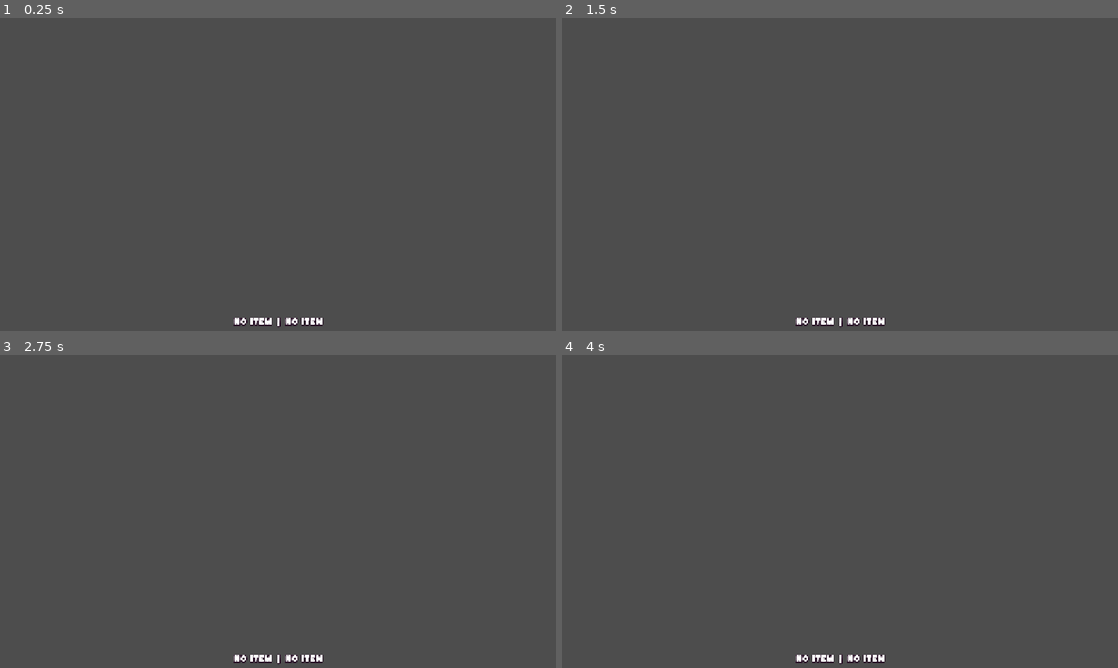
Above: before the commit, frames 1-4 (two rows, left to right).
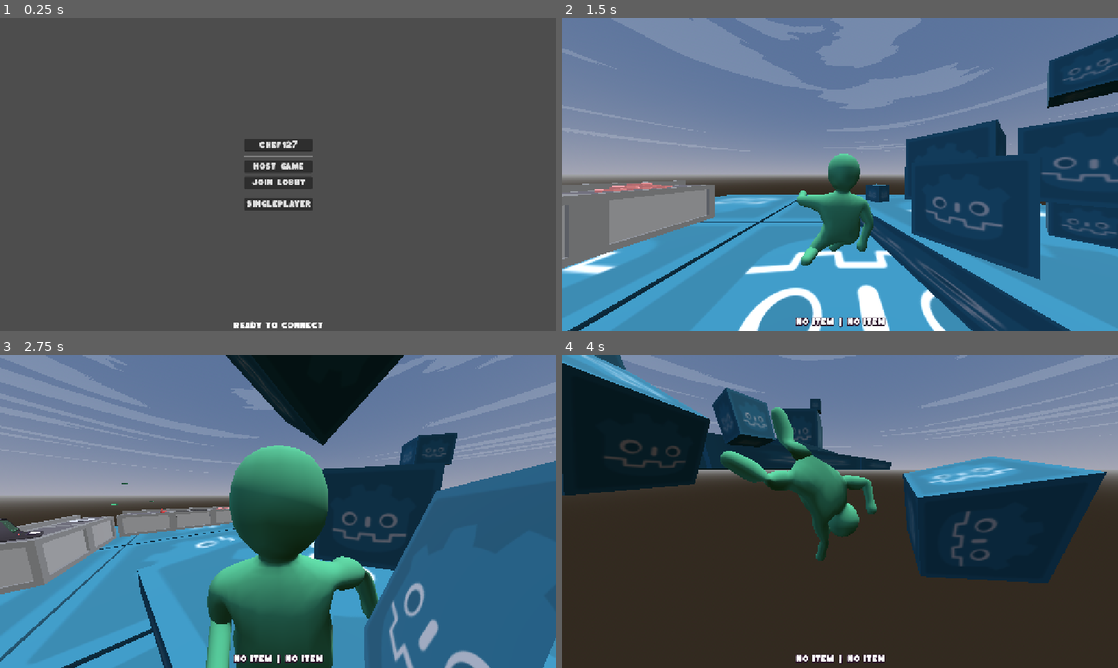
Above: after the commit, the same moments.

Repository: Lost-Rabbit-Digital/ChefWobbles
Game: Godot game, scene res://scenes/user_interface/main_menu.tscn
The game is run twice, just before and just after one commit, with the same random seed, the same clock (stepped at 60 frames per second) and the same inputs. Before the commit the project starts from res://scenes/worlds/demo_scene.tscn. Sound files missing from this copy of the repository are replaced by a short silence.
Inputs (mouse positions are in pixels of both pictures, inside the frame that each line leads up to):
- Up to frame 1 (0.25 s): no input
- Up to frame 2 (1.5 s): click (840, 202) at 0.5 s, where only the run after the commit has a clickable "Singleplayer"; move the mouse to (962, 158) at 1.27 s; press the mouse at (962, 158) at 1.28 s; hold D (move_right) from 1.28 s (still down)
- Up to frame 3 (2.75 s): tap Space (jump) at 1.52, 2.27 s; move the mouse to (166, 527) at 2.02 s; release D (move_right) at 2.03 s; release the mouse at (166, 527) at 2.03 s; hold S (move_backward) from 2.03 s (still down); right-click (166, 527) at 2.1 s
- Up to frame 4 (4 s): move the mouse to (895, 442) at 2.77 s; release S (move_backward) at 2.78 s; hold D (move_right) 2.78-3.53 s; tap R (ragdoll) at 2.85 s; move the mouse to (812, 574) at 3.52 s; hold W (move_forward) from 3.53 s (still down); click (812, 574) at 3.6 s; tap Space (jump) at 3.77 s

The runs differ from the first frame. In frame 1, 2.3% of the frame differs, in the area x 42-59%, y 38-100%; in frame 2, 99%; in frame 3, 98%; in frame 4, 99%, in the area x 0-100%, y 0-100%.

Commit message:
Fixed spawn point for host and singleplayer, not for clients

Diff:
--- a/godot_project/Scenes/character.tscn
+++ b/godot_project/Scenes/character.tscn
@@ -303,10 +303,10 @@
 shape = SubResource("BoxShape3D_fo83p")
 
 [node name="Physical Bone LArm1" type="PhysicalBone3D" parent="Physical/Armature/Skeleton3D" index="2"]
-transform = Transform3D(-3.64224e-20, 0, -1, -1, 7.54975e-08, 3.64224e-20, 7.54975e-08, 1, 0, 0.91576, 1, 0)
-joint_type = 2
-joint_offset = Transform3D(1, 0, 0, 0, 1, 0, 0, 0, 1, 1.14772e-20, 3.26201e-33, 0.31882)
-body_offset = Transform3D(1, 2.84217e-13, -3.59989e-20, -3.59989e-20, 0, -1, -2.84217e-13, 1, 0, 0, 0.31882, 0)
+transform = Transform3D(-6.64921e-20, 0, -1, -1, 7.54975e-08, 6.64921e-20, 7.54975e-08, 1, 0, 0.91576, 1, 2.84217e-13)
+joint_type = 2
+joint_offset = Transform3D(1, 0, 0, 0, 1, 0, 0, 0, 1, 2.10641e-20, -2.84217e-13, 0.31882)
+body_offset = Transform3D(1, 2.84217e-13, -6.60686e-20, -6.60686e-20, 0, -1, -2.84217e-13, 1, 0, 0, 0.31882, 2.84217e-13)
 friction = 0.2
 linear_damp_mode = 1
 angular_damp = 1.0
@@ -322,10 +322,10 @@
 shape = SubResource("CapsuleShape3D_qknsb")
 
 [node name="Physical Bone LArm2" type="PhysicalBone3D" parent="Physical/Armature/Skeleton3D" index="3"]
-transform = Transform3D(-3.64224e-20, 0, -1, -1, 7.54975e-08, 3.64224e-20, 7.54975e-08, 1, 0, 1.61445, 1, -1.42109e-14)
-joint_type = 2
-joint_offset = Transform3D(1, 0, 0, 0, 1, 0, 0, 0, 1, 1.36749e-20, 7.10543e-15, 0.379871)
-body_offset = Transform3D(1, 2.84217e-13, -3.59989e-20, -3.59989e-20, 0, -1, -2.84217e-13, 1, 0, 0, 0.379871, -7.10543e-15)
+transform = Transform3D(-6.64921e-20, 0, -1, -1, 7.54975e-08, 6.64921e-20, 7.54975e-08, 1, 0, 1.61445, 1, 1.98952e-13)
+joint_type = 2
+joint_offset = Transform3D(1, 0, 0, 0, 1, 0, 0, 0, 1, 2.50976e-20, -2.06057e-13, 0.379871)
+body_offset = Transform3D(1, 2.84217e-13, -6.60686e-20, -6.60686e-20, 0, -1, -2.84217e-13, 1, 0, 0, 0.379871, 2.06057e-13)
 friction = 0.2
 linear_damp_mode = 1
 angular_damp = 1.0
@@ -349,10 +349,10 @@
 [node name="LeftHandAudioPlayer" type="AudioStreamPlayer3D" parent="Physical/Armature/Skeleton3D/Physical Bone LArm2"]
 
 [node name="Physical Bone RArm1" type="PhysicalBone3D" parent="Physical/Armature/Skeleton3D" index="4"]
-transform = Transform3D(2.13163e-14, -3.57629e-07, 1, 1.31134e-07, -1, -3.57629e-07, 1, 1.31134e-07, 2.84217e-14, -0.91576, 1, -1.09167e-07)
-joint_type = 2
-joint_offset = Transform3D(1, 0, 0, 0, 1, 0, 0, 0, 1, 1.09167e-07, 3.62818e-07, 0.31882)
-body_offset = Transform3D(1, 1.19209e-07, 2.13163e-14, -2.13163e-14, 3.57629e-07, -1, -1.19209e-07, 1, 3.57629e-07, -1.09167e-07, 0.31882, -4.76837e-07)
+transform = Transform3D(2.13163e-14, -3.57631e-07, 1, 1.31134e-07, -1, -3.57631e-07, 1, 1.31134e-07, 2.84217e-14, -0.91576, 1, -1.09167e-07)
+joint_type = 2
+joint_offset = Transform3D(1, 0, 0, 0, 1, 0, 0, 0, 1, 1.09167e-07, 3.62817e-07, 0.31882)
+body_offset = Transform3D(1, 1.19209e-07, 2.13163e-14, -2.13163e-14, 3.57631e-07, -1, -1.19209e-07, 1, 3.57631e-07, -1.09167e-07, 0.31882, -4.76837e-07)
 friction = 0.2
 linear_damp_mode = 1
 angular_damp = 1.0
@@ -368,10 +368,10 @@
 shape = SubResource("CapsuleShape3D_qknsb")
 
 [node name="Physical Bone RArm2" type="PhysicalBone3D" parent="Physical/Armature/Skeleton3D" index="5"]
-transform = Transform3D(2.13163e-14, -3.57629e-07, 1, 1.31134e-07, -1, -3.57629e-07, 1, 1.31134e-07, 2.84217e-14, -1.61446, 1, -1.92458e-07)
-joint_type = 2
-joint_offset = Transform3D(1, 0, 0, 0, 1, 0, 0, 0, 1, 1.92458e-07, 5.79401e-07, 0.379878)
-body_offset = Transform3D(1, 1.19209e-07, 2.13163e-14, -2.13163e-14, 3.57629e-07, -1, -1.19209e-07, 1, 3.57629e-07, -1.92458e-07, 0.379878, -7.15256e-07)
+transform = Transform3D(2.13163e-14, -3.57631e-07, 1, 1.31134e-07, -1, -3.57631e-07, 1, 1.31134e-07, 2.84217e-14, -1.61447, 1, -1.92459e-07)
+joint_type = 2
+joint_offset = Transform3D(1, 0, 0, 0, 1, 0, 0, 0, 1, 1.92459e-07, 5.79397e-07, 0.379886)
+body_offset = Transform3D(1, 1.19209e-07, 2.13163e-14, -2.13163e-14, 3.57631e-07, -1, -1.19209e-07, 1, 3.57631e-07, -1.92459e-07, 0.379886, -7.15256e-07)
 friction = 0.2
 linear_damp_mode = 1
 angular_damp = 1.0
@@ -395,10 +395,10 @@
 [node name="RightHandAudioPlayer" type="AudioStreamPlayer3D" parent="Physical/Armature/Skeleton3D/Physical Bone RArm2"]
 
 [node name="Physical Bone LLeg1" type="PhysicalBone3D" parent="Physical/Armature/Skeleton3D" index="6"]
-transform = Transform3D(0.0253374, 0.999505, -0.0186502, -0.49796, 0.0287958, 0.866722, 0.86683, -0.0126734, 0.498443, 0.384848, -0.249417, -0.133035)
-joint_type = 2
-joint_offset = Transform3D(1, 0, 0, 0, 1, 0, 0, 0, 1, 3.21687e-08, 5.66741e-07, 0.2669)
-body_offset = Transform3D(1, -4.47035e-08, -2.98023e-08, -1.49012e-07, -9.77889e-09, -1, 9.31323e-10, 1, -1.86265e-09, -2.42144e-08, 0.2669, -5.66244e-07)
+transform = Transform3D(0.0253374, 0.999505, -0.0186502, -0.49796, 0.0287958, 0.866722, 0.86683, -0.0126734, 0.498443, 0.384847, -0.249418, -0.133037)
+joint_type = 2
+joint_offset = Transform3D(1, 0, 0, 0, 1, 0, 0, 0, 1, 2.05873e-06, 1.19259e-06, 0.266902)
+body_offset = Transform3D(1, -4.47035e-08, -2.98023e-08, -1.49012e-07, -9.77889e-09, -1, 9.31323e-10, 1, -1.86265e-09, -2.05077e-06, 0.266902, -1.19209e-06)
 friction = 0.2
 linear_damp_mode = 1
 angular_damp = 1.0
@@ -414,10 +414,10 @@
 shape = SubResource("CapsuleShape3D_b1rjh")
 
 [node name="Physical Bone LLeg2" type="PhysicalBone3D" parent="Physical/Armature/Skeleton3D" index="7"]
-transform = Transform3D(0.0253374, 0.999656, 0.00675876, -0.49796, 0.00675832, 0.867173, 0.86683, -0.0253375, 0.49796, 0.388023, -0.712119, -0.398932)
-joint_type = 2
-joint_offset = Transform3D(1, 0, 0, 0, 1, 0, 0, 0, 1, -4.67079e-08, -4.68886e-07, 0.266814)
-body_offset = Transform3D(1, -4.09782e-08, 1.19209e-07, 0, -4.47035e-08, -1, 0, 1, -2.98023e-08, 1.49012e-08, 0.266814, 4.76837e-07)
+transform = Transform3D(0.0253374, 0.999656, 0.00675876, -0.49796, 0.00675832, 0.867173, 0.86683, -0.0253375, 0.49796, 0.388024, -0.712119, -0.398932)
+joint_type = 2
+joint_offset = Transform3D(1, 0, 0, 0, 1, 0, 0, 0, 1, -1.9572e-07, -1.12454e-06, 0.266814)
+body_offset = Transform3D(1, -4.09782e-08, 1.19209e-07, 0, -4.47035e-08, -1, 0, 1, -2.98023e-08, 1.63913e-07, 0.266814, 1.13249e-06)
 friction = 0.2
 linear_damp_mode = 1
 angular_damp = 1.0
@@ -441,10 +441,10 @@
 [node name="LeftFootAudioPlayer" type="AudioStreamPlayer3D" parent="Physical/Armature/Skeleton3D/Physical Bone LLeg2"]
 
 [node name="Physical Bone RLeg1" type="PhysicalBone3D" parent="Physical/Armature/Skeleton3D" index="8"]
-transform = Transform3D(5.10935e-08, 0.999677, 0.0254164, 0.544879, -0.0213121, 0.838244, 0.838515, 0.0138488, -0.544703, -0.386653, -0.241816, 0.145382)
-joint_type = 2
-joint_offset = Transform3D(1, 0, 0, 0, 1, 0, 0, 0, 1, -1.1488e-06, -9.48382e-07, 0.2669)
-body_offset = Transform3D(1, -2.77534e-07, -3.57628e-07, -3.27826e-07, 2.55648e-07, -1, 2.45869e-07, 1, 2.03494e-07, 1.24425e-06, 0.2669, 8.9407e-07)
+transform = Transform3D(-1.5009e-08, 0.999677, 0.0254164, 0.544879, -0.021312, 0.838244, 0.838515, 0.0138489, -0.544703, -0.386654, -0.241816, 0.145383)
+joint_type = 2
+joint_offset = Transform3D(1, 0, 0, 0, 1, 0, 0, 0, 1, -1.99816e-06, -7.89428e-07, 0.266901)
+body_offset = Transform3D(1, -2.12342e-07, -3.57628e-07, -3.27826e-07, 2.18861e-07, -1, 1.79745e-07, 1, 1.66241e-07, 2.09361e-06, 0.266901, 7.45058e-07)
 friction = 0.2
 linear_damp_mode = 1
 angular_damp = 1.0
@@ -460,10 +460,10 @@
 shape = SubResource("CapsuleShape3D_b1rjh")
 
 [node name="Physical Bone RLeg2" type="PhysicalBone3D" parent="Physical/Armature/Skeleton3D" index="9"]
-transform = Transform3D(1.64828e-07, 1, 9.75557e-07, 0.544879, -9.0783e-07, 0.838515, 0.838515, 3.9335e-07, -0.544879, -0.393436, -0.689271, 0.436144)
-joint_type = 2
-joint_offset = Transform3D(1, 0, 0, 0, 1, 0, 0, 0, 1, -3.43664e-07, -2.31208e-06, 0.266814)
-body_offset = Transform3D(1, -3.91907e-07, -3.8743e-07, -3.57628e-07, 3.37076e-07, -1, 3.57627e-07, 1, 2.88241e-07, 4.47035e-07, 0.266814, 2.23517e-06)
+transform = Transform3D(1.64824e-07, 1, 9.7556e-07, 0.544879, -9.0783e-07, 0.838515, 0.838515, 3.93354e-07, -0.544879, -0.393435, -0.689273, 0.436144)
+joint_type = 2
+joint_offset = Transform3D(1, 0, 0, 0, 1, 0, 0, 0, 1, 6.47764e-07, -3.38497e-06, 0.266815)
+body_offset = Transform3D(1, -3.91904e-07, -4.17233e-07, -3.57628e-07, 3.37079e-07, -1, 3.57624e-07, 1, 2.88243e-07, -5.36442e-07, 0.266815, 3.30806e-06)
 friction = 0.2
 linear_damp_mode = 1
 angular_damp = 1.0
@@ -490,8 +490,8 @@
 [node name="Physical Bone Head" type="PhysicalBone3D" parent="Physical/Armature/Skeleton3D" index="10"]
 transform = Transform3D(1, 2.38419e-07, 0, 0, 0, -1, -2.38419e-07, 1, 0, 0, 1.78387, 0)
 joint_type = 2
-joint_offset = Transform3D(1, 0, 0, 0, 1, 0, 0, 0, 1, 0, 0, 0.444698)
-body_offset = Transform3D(1, 0, 0, 0, 0, -1, 0, 1, 0, 0, 0.444698, 0)
+joint_offset = Transform3D(1, 0, 0, 0, 1, 0, 0, 0, 1, 0, 0, 0.444702)
+body_offset = Transform3D(1, 0, 0, 0, 0, -1, 0, 1, 0, 0, 0.444702, 0)
 friction = 0.2
 linear_damp_mode = 1
 angular_damp = 1.0
--- a/godot_project/project.godot
+++ b/godot_project/project.godot
@@ -13,7 +13,7 @@
 config/name="Chef Wobbles"
 config/version="1.0.0"
 config/tags=PackedStringArray("active", "commerical", "steam", "unpublished")
-run/main_scene="uid://c6i2mlgfgnhg7"
+run/main_scene="uid://ddlj3gyuqhkn5"
 config/features=PackedStringArray("4.4", "GL Compatibility")
 config/icon="uid://dedv6nw43y5ih"
 config/macos_native_icon="res://icon.icns"
--- a/godot_project/scripts/multiplayer/multiplayer_game_manager.gd
+++ b/godot_project/scripts/multiplayer/multiplayer_game_manager.gd
@@ -38,6 +38,7 @@
 	var player = player_scene.instantiate()
 	player.name = "1"
 	player.set_multiplayer_authority(1)
+	call_deferred("_set_player_spawn_position", player)
 	call_deferred("add_child", player)
 	print("Spawned single player: ", player_name)
 
@@ -55,6 +56,7 @@
 	var player = player_scene.instantiate()
 	player.name = str(id)
 	player.set_multiplayer_authority(id)
+	call_deferred("_set_player_spawn_position", player)
 	call_deferred("add_child", player)
 	print("Server spawned player: ", id)
 
@@ -63,6 +65,10 @@
 	if player:
 		player.queue_free()
 		print("Removed player: ", id)
+
+func _set_player_spawn_position(player: Node3D):
+	player.global_position = Vector3(randf_range(-2, 2), 2, randf_range(-2, 2))
+	print("Set spawn position for player: ", player.name, " at: ", player.global_position)
 
 # === YOUR LEGACY FUNCTIONS (UNCHANGED) ===
 func _on_join_button_pressed() -> void:
